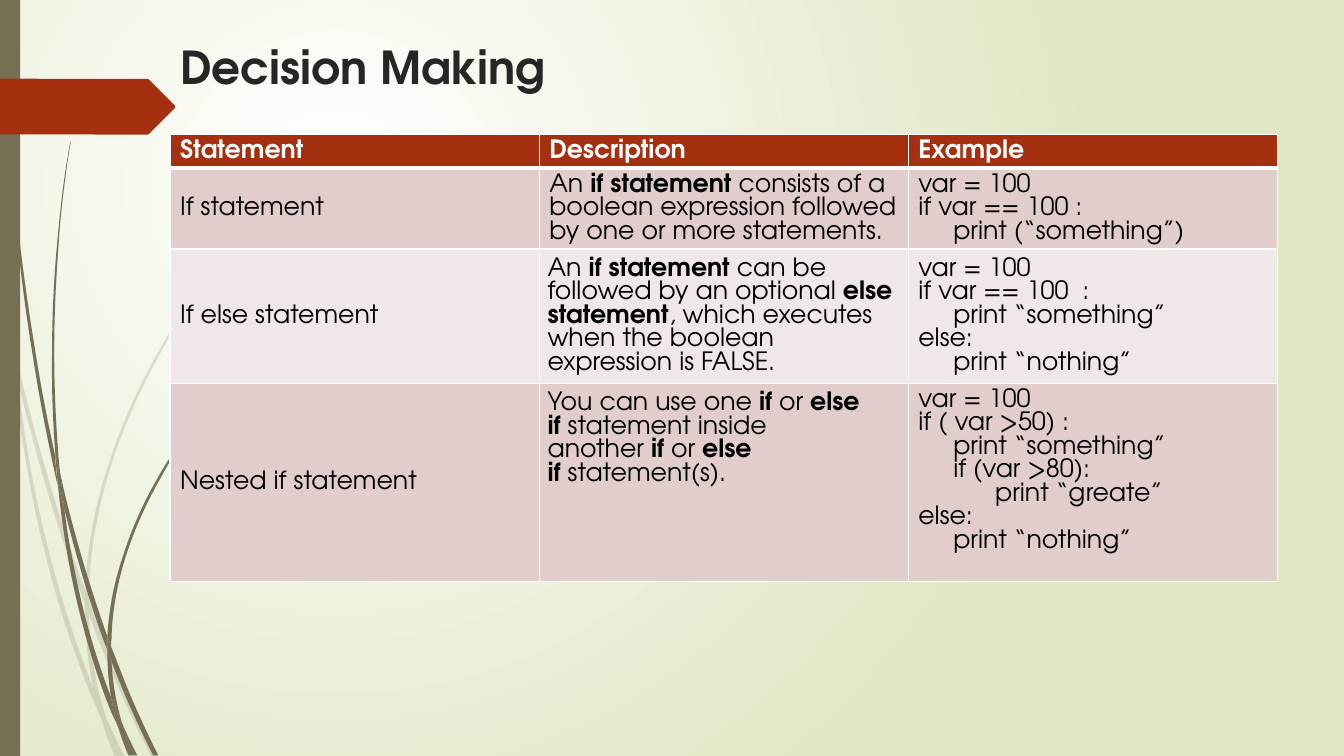
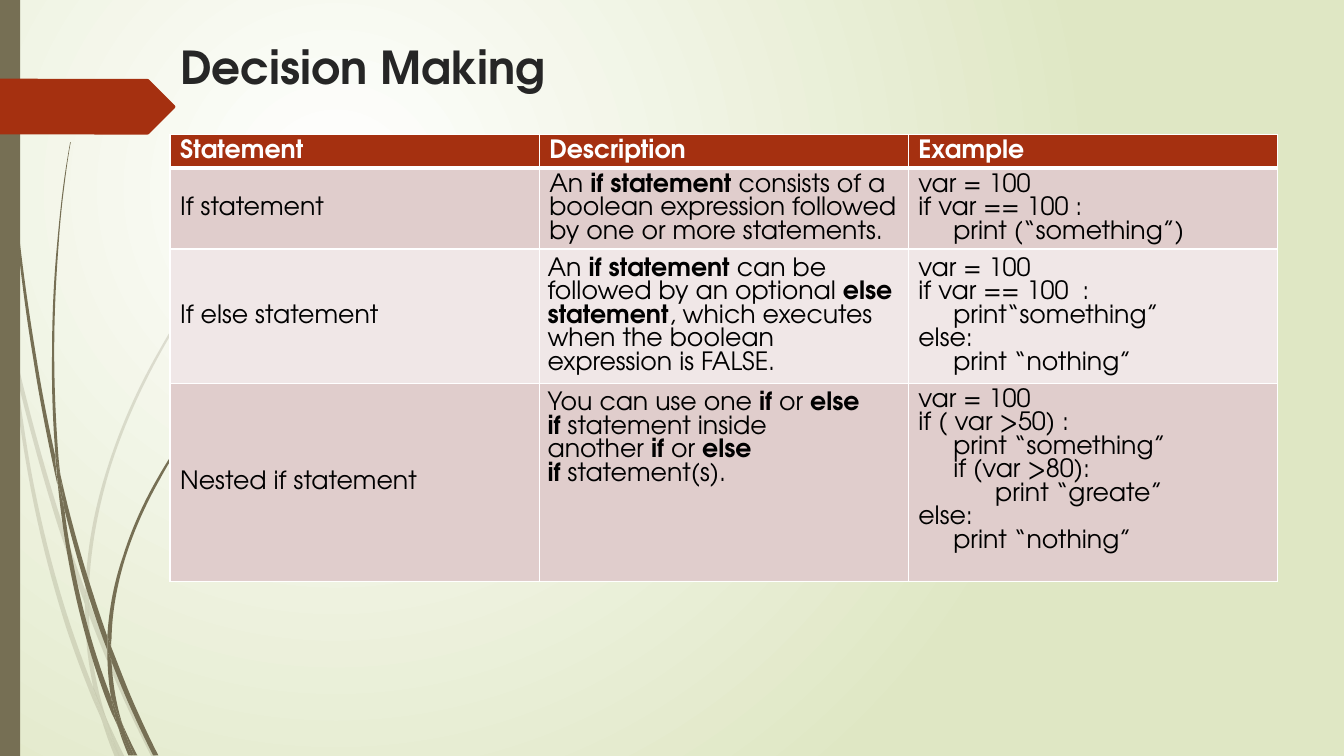
Before and after one commit to flyworker/python-automation-testing, a slide deck: slide 3 of document/course2-3.pptx. Drawn at 1344x756 pixels with LibreOffice and Linux fonts; fonts in the diff are those of the drawing. Boxes give left, top, right and bottom in pixels: in the first picture for what was removed or moved away, otherwise in the second. Text is boxed around its words. In the diff, an @@ line names an element or a change of style, - is before the commit and + after.

```diff
--- a/document/course2-3.pptx
+++ b/document/course2-3.pptx
@@ table at [170, 135, 1277, 727] @@
-row 3, column 3: var = 100 / if var == 100 : / print “something” / else: / print “nothing”
+row 3, column 3: var = 100 / if var == 100 : / print“something” / else: / print “nothing”
```
Also in this commit, not shown: 1 other slide changed, 6 other files.
